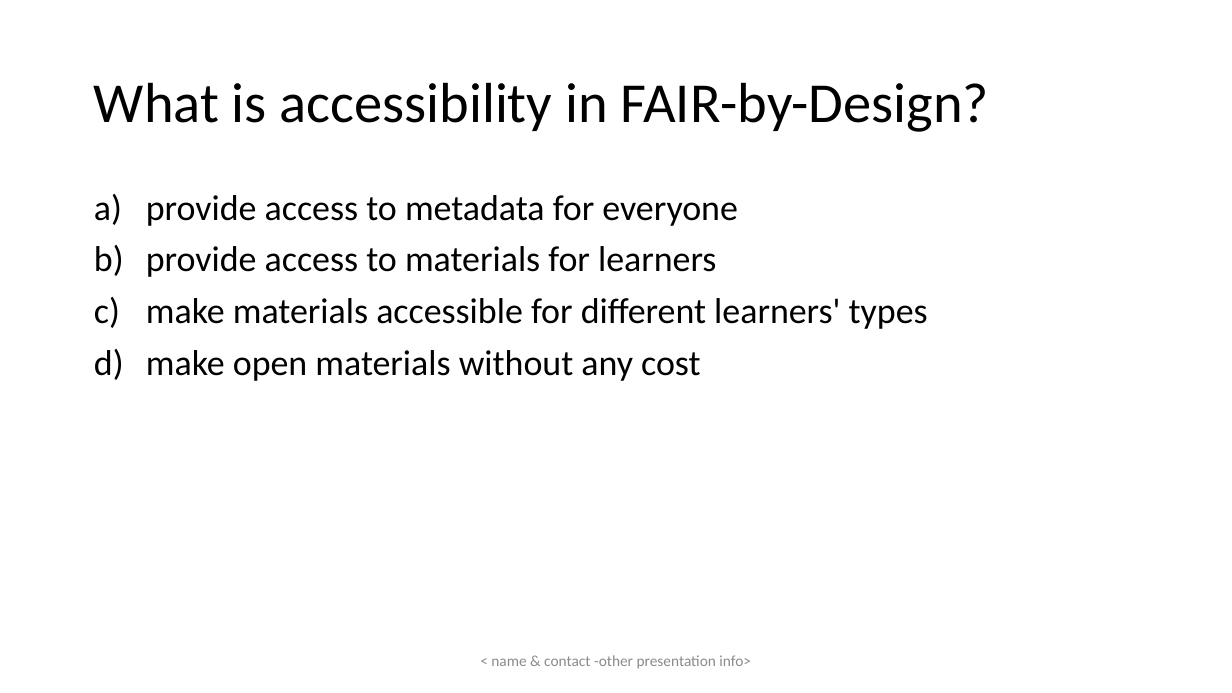
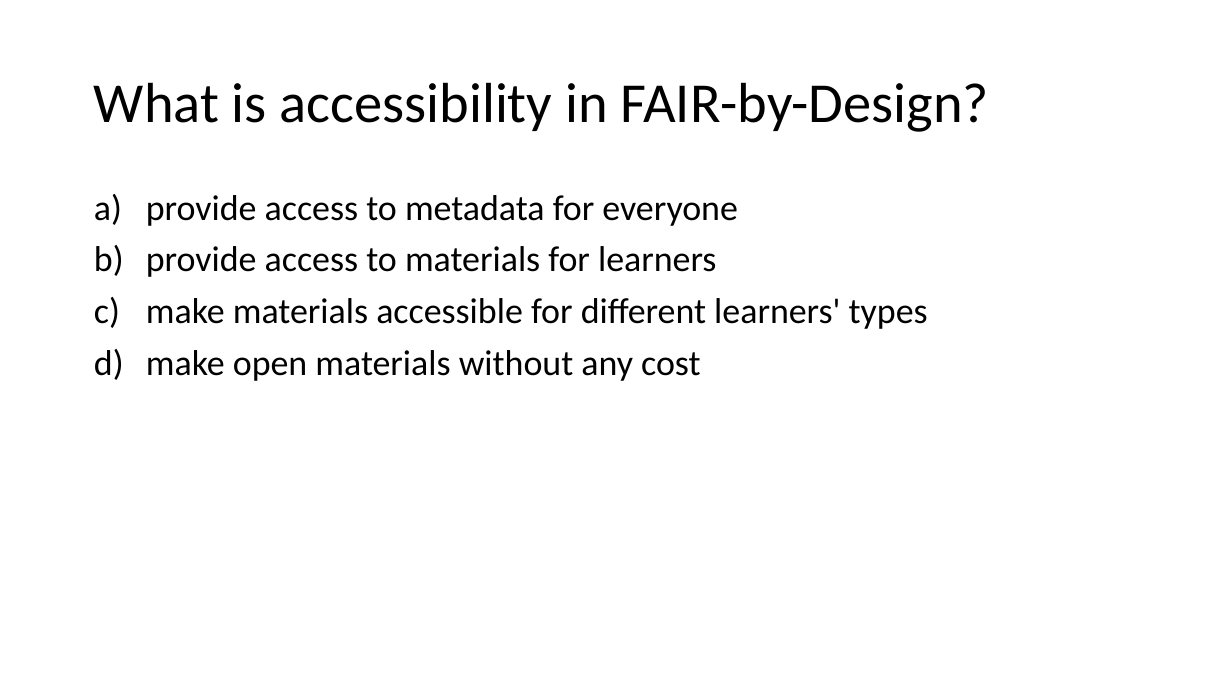
Before and after one commit to FAIR-by-Design-Methodology/CLARIN-Training, a slide deck: slide 15 of resources/1st Session/03 FAIR-by-Design Methodology/FAIR-by-Design_Methodology.pptx (slide 16 before the commit). Drawn at 1232x693 pixels with LibreOffice and Linux fonts; fonts in the diff are those of the drawing; background and template pictures are left out. Boxes give left, top, right and bottom in pixels: in the first picture for what was removed or moved away, otherwise in the second. Text is boxed around its words. In the diff, an @@ line names an element or a change of style, - is before the commit and + after.

```diff
--- a/resources/1st Session/03 FAIR-by-Design Methodology/FAIR-by-Design_Methodology.pptx
+++ b/resources/1st Session/03 FAIR-by-Design Methodology/FAIR-by-Design_Methodology.pptx
@@ text removed at <box>491,655,751,669</box> @@
-< name & contact -other presentation info>
```
Also in this commit, not shown: 1 other slide changed, 1 slide removed.
